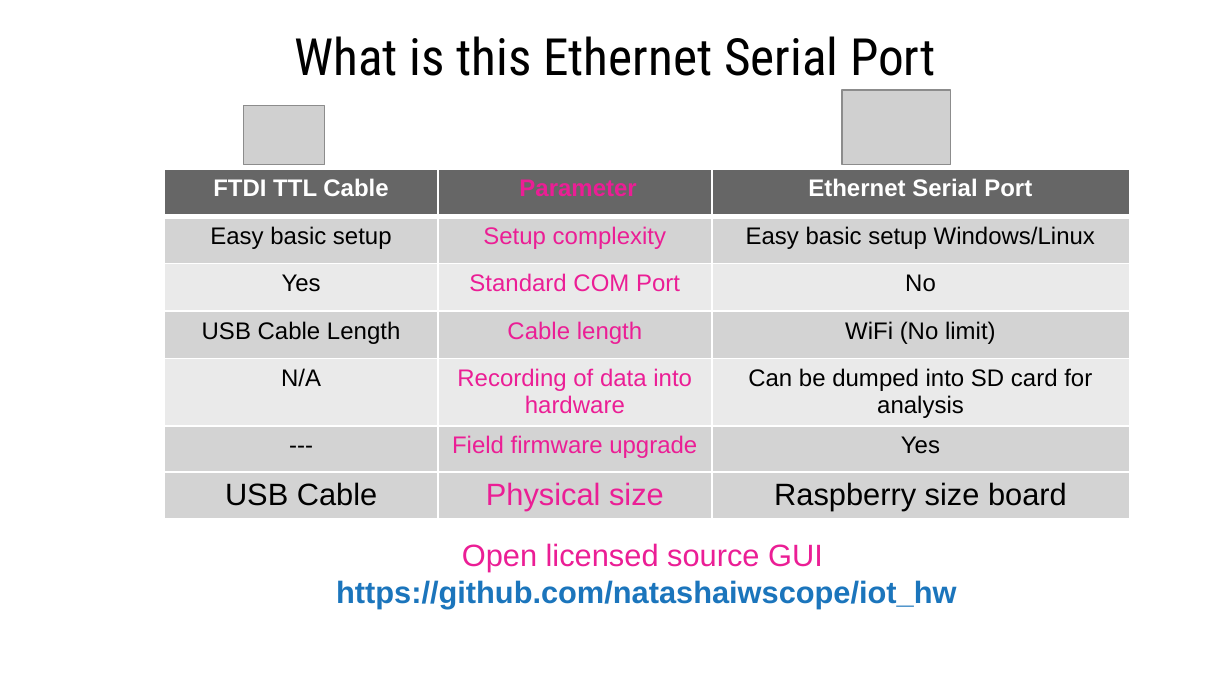
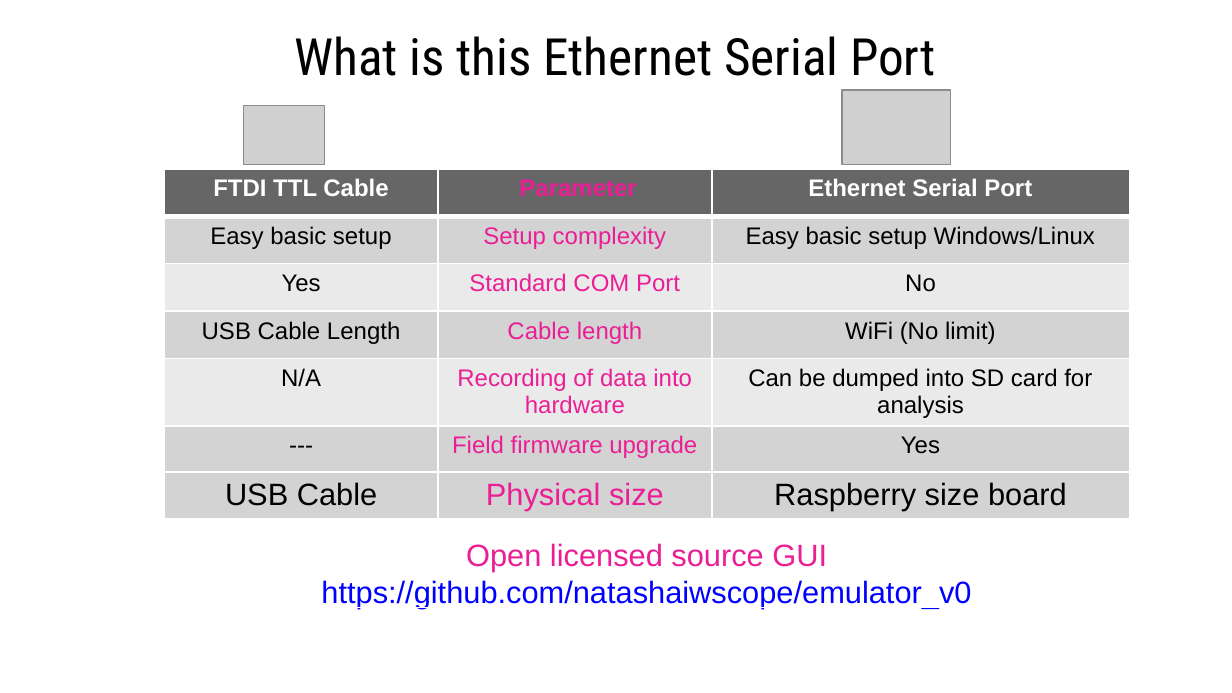
Before and after one commit to natashaiwscope/iot_hw, a slide deck: slide 17 of ppt/wireless.pptx. Drawn at 1232x693 pixels with LibreOffice and Linux fonts; fonts in the diff are those of the drawing; grey boxes stand for pictures. Boxes give left, top, right and bottom in pixels: in the first picture for what was removed or moved away, otherwise in the second. Text is boxed around its words. In the diff, an @@ line names an element or a change of style, - is before the commit and + after.

```diff
--- a/ppt/wireless.pptx
+++ b/ppt/wireless.pptx
@@ text at box(321, 543, 971, 609): text changed; text colour #1B75BC to #0000FF; bold off @@
-Open licensed source GUI
-https://github.com/natashaiwscope/iot_hw
+Open licensed source GUI https://github.com/natashaiwscope/emulator_v0
```
Also in this commit, not shown: 8 other slides changed.
